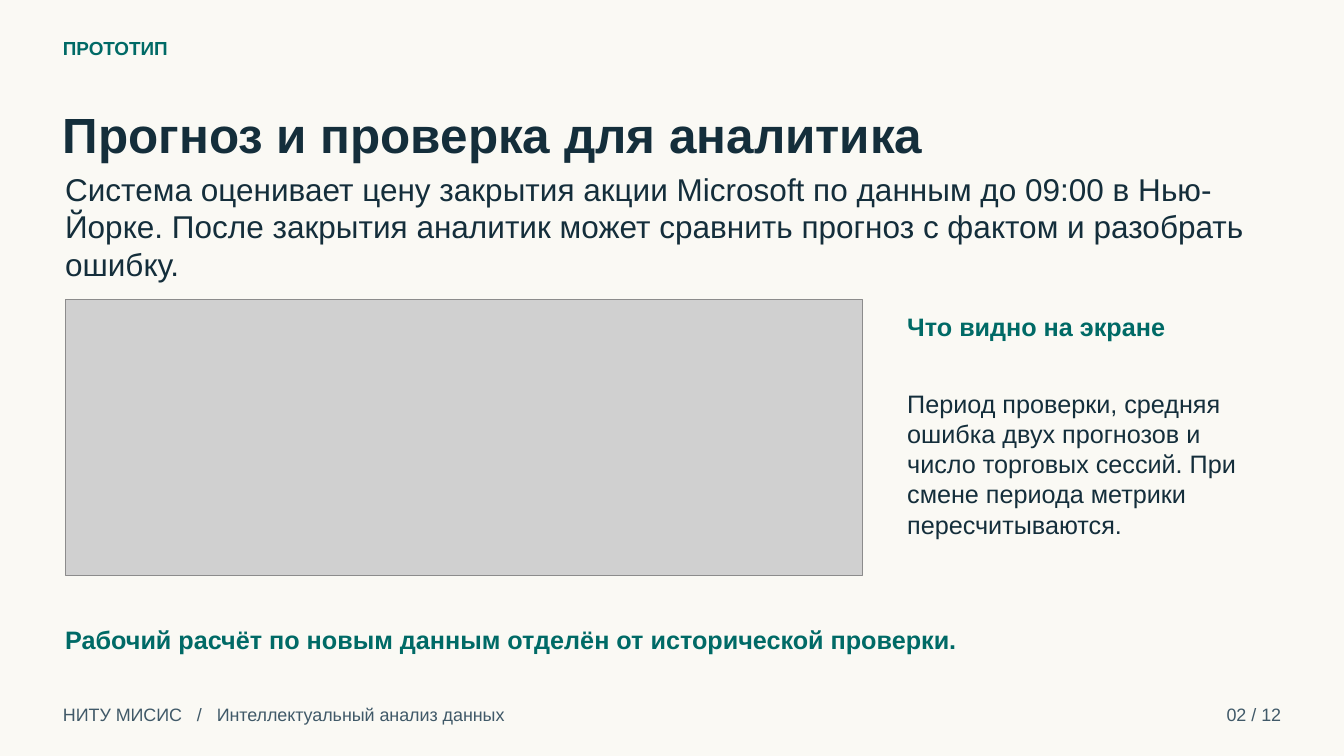
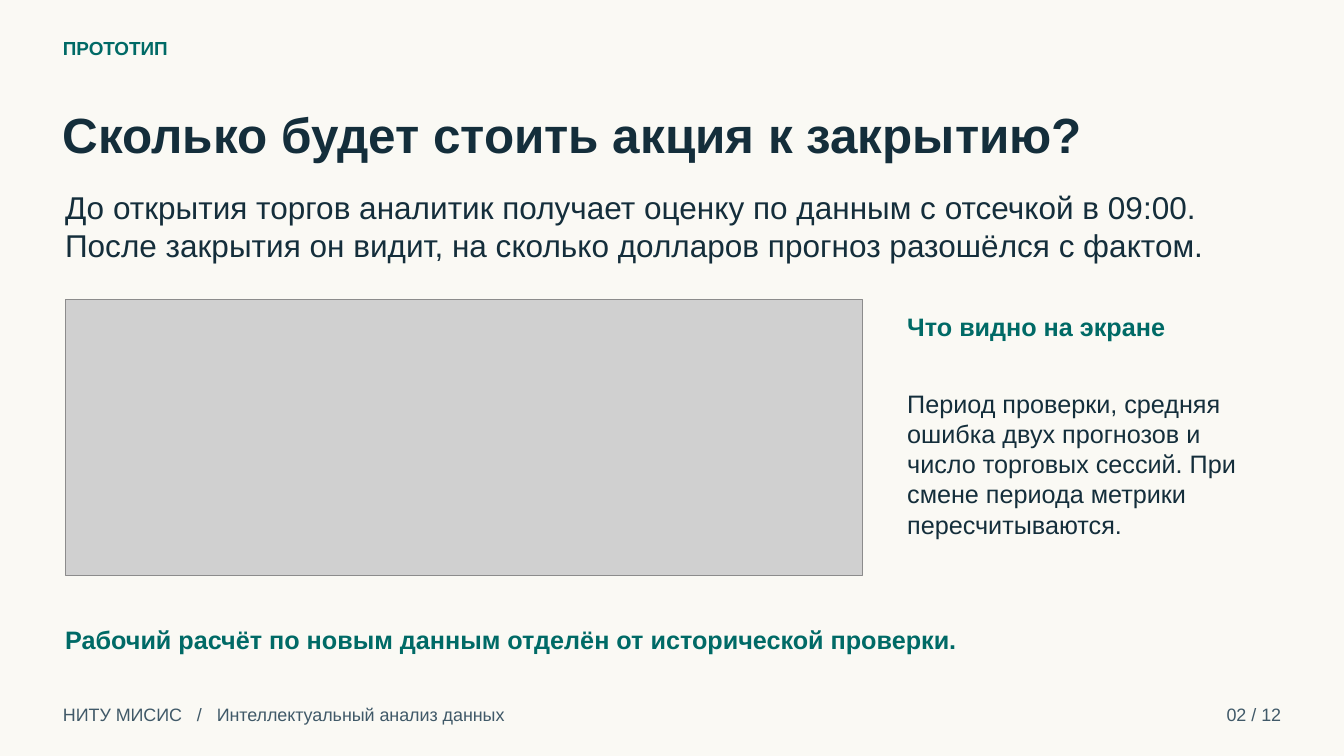
Before and after one commit to PolovinkaVA/iad-stock-market, a slide deck: slide 2 of reports/Презентация_ИАД_MSFT_Половинка_ВА.pptx. Drawn at 1344x756 pixels with LibreOffice and Linux fonts; fonts in the diff are those of the drawing; grey boxes stand for pictures. Boxes give left, top, right and bottom in pixels: in the first picture for what was removed or moved away, otherwise in the second. Text is boxed around its words. In the diff, an @@ line names an element or a change of style, - is before the commit and + after.

```diff
--- a/reports/Презентация_ИАД_MSFT_Половинка_ВА.pptx
+++ b/reports/Презентация_ИАД_MSFT_Половинка_ВА.pptx
@@ text at box(63, 117, 1082, 162): text changed @@
-Прогноз и проверка для аналитика
+Сколько будет стоить акция к закрытию?
@@ text at box(65, 195, 1203, 263): text changed @@
-Система оценивает цену закрытия акции Microsoft по данным до 09:00 в Нью-Йорке. После закрытия аналитик может сравнить прогноз с фактом и разобрать ошибку.
+До открытия торгов аналитик получает оценку по данным с отсечкой в 09:00. После закрытия он видит, на сколько долларов прогноз разошёлся с фактом.
```
Also in this commit, not shown: 5 other slides changed.
